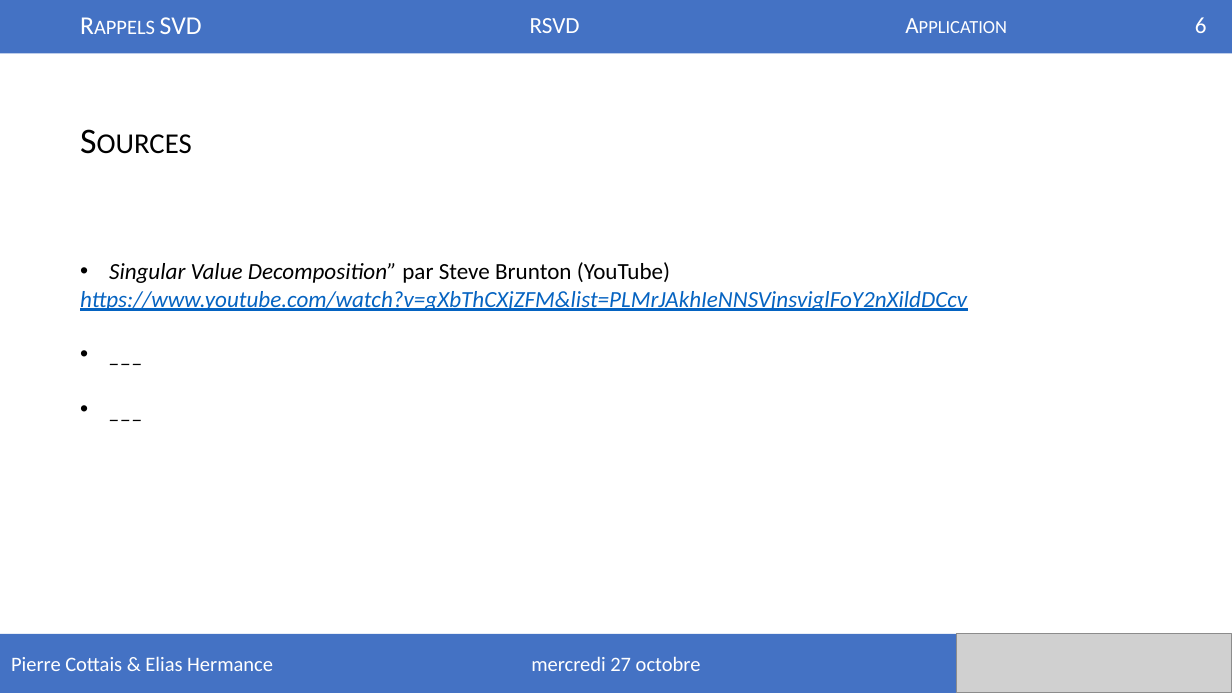
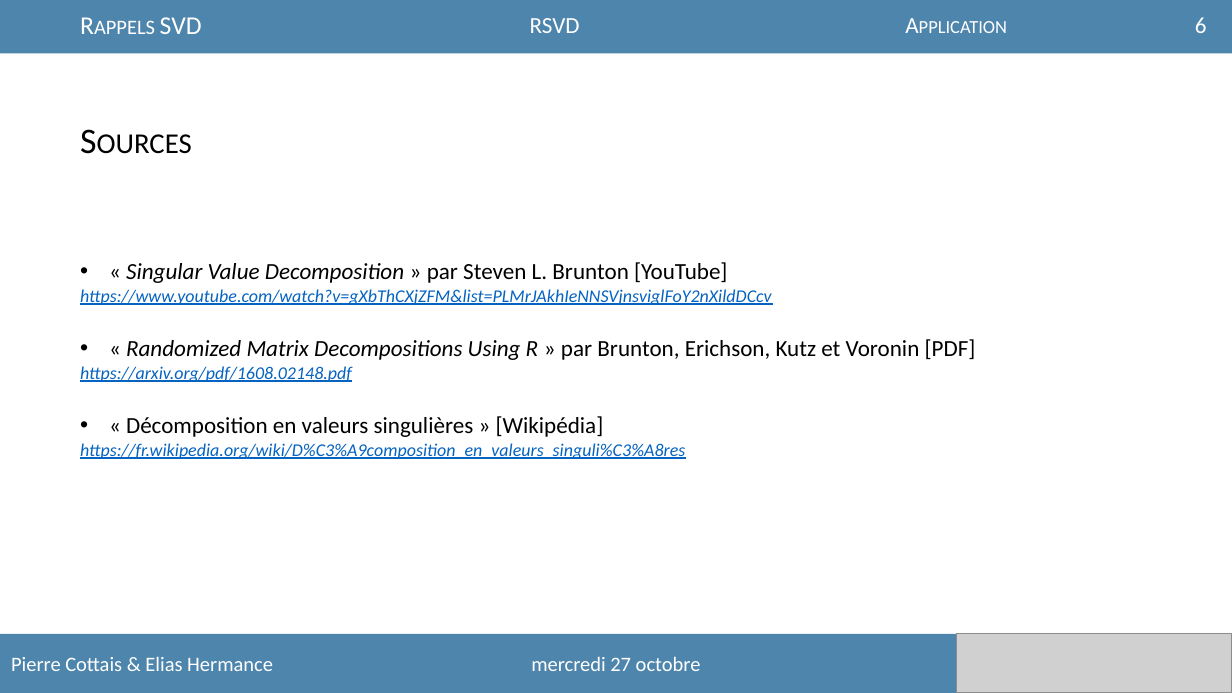
Before and after one commit to Easill/RSVD, a slide deck: slide 6 of presentation.pptx. Drawn at 1232x693 pixels with LibreOffice and Linux fonts; fonts in the diff are those of the drawing; grey boxes stand for pictures. Boxes give left, top, right and bottom in pixels: in the first picture for what was removed or moved away, otherwise in the second. Text is boxed around its words. In the diff, an @@ line names an element or a change of style, - is before the commit and + after.

```diff
--- a/presentation.pptx
+++ b/presentation.pptx
@@ rectangle at box(0, 0, 1232, 54): fill #4472C4 to #4D85AC @@
@@ text at box(126, 262, 727, 283): text changed; italic off @@
-• Singular Value Decomposition” par Steve Brunton (YouTube)
+• « Singular Value Decomposition » par Steven L. Brunton [YouTube]
@@ text at box(80, 289, 772, 305): size 18 to 14 pt in "https://www.youtube.com/watch?v=gXbThCXjZFM&list=PLMrJAkhIeN ..." @@
@@ text at box(80, 339, 976, 459): text changed @@
-• ___
-• ___
+• « Randomized Matrix Decompositions Using R » par Brunton, Erichson, Kutz et Voronin [PDF]
+https://arxiv.org/pdf/1608.02148.pdf
+• « Décomposition en valeurs singulières » [Wikipédia]
+https://fr.wikipedia.org/wiki/D%C3%A9composition_en_valeurs_singuli%C3%A8res
@@ rectangle at box(0, 634, 1232, 693): fill #4472C4 to #4D85AC @@
```
Also in this commit, not shown: 5 other slides changed.
